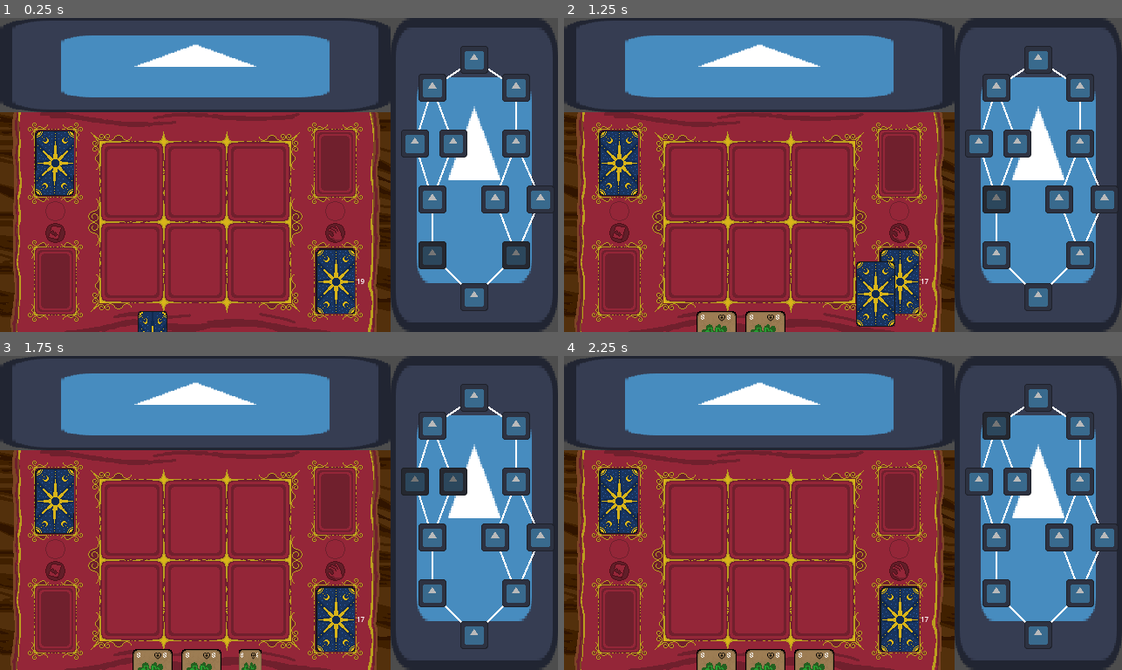
Above: before the commit, frames 1-4 (two rows, left to right).
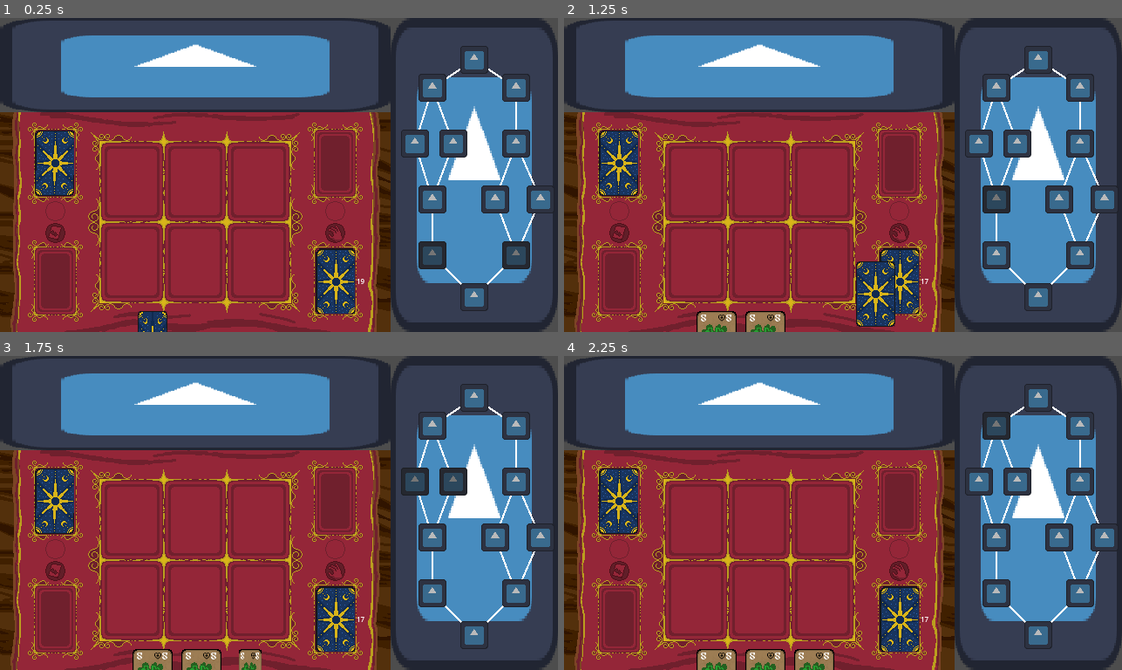
Above: after the commit, the same moments.

Repository: gonzapiacen/Jam-GA-2026
Game: Godot game, scene res://scenes/pantalla_juego.tscn
The game is run twice, just before and just after one commit, with the same random seed, the same clock (stepped at 60 frames per second) and the same inputs. The project has no main scene, so this scene is started directly. The engine's default icon, where the game draws it, is replaced by a stand-in: a white triangle on a blue panel in a dark square.
Inputs (mouse positions are in pixels of both pictures, inside the frame that each line leads up to):
- Up to frame 1 (0.25 s): no input
- Up to frame 2 (1.25 s): click (999, 256) at 0.52 s
- Up to frame 3 (1.75 s): click (435, 538) at 1.25 s
- Up to frame 4 (2.25 s): click (976, 481) at 2.02 s

Frame 1 is identical in both runs. In frame 2, less than 0.1% of the frame differs, in the area x 24-39%, y 94-97%; in frame 3, less than 0.1%; in frame 4, 0.1%, in the area x 24-48%, y 94-97%.

Commit message:
Cartas en el Tablero

Diff:
--- a/gonza_scene.tscn
+++ /dev/null
@@ -1,3 +0,0 @@
-[gd_scene format=3 uid="uid://bkjue1bvrbqiw"]
-
-[node name="Node2D" type="Node2D" unique_id=1591293694]
--- a/scenes/carta.tscn
+++ b/scenes/carta.tscn
@@ -1,11 +1,11 @@
 [gd_scene format=3 uid="uid://dis815jg1ldj4"]
 
-[ext_resource type="Script" uid="uid://cd2jx4vdmu5ji" path="res://scenes/carta.gd" id="1_ywsyh"]
-[ext_resource type="Texture2D" uid="uid://ctp60vy51om4f" path="res://scenes/assets/texturas/frent_carta.png" id="2_rx7pn"]
-[ext_resource type="Texture2D" uid="uid://cvrlu0mc5m605" path="res://scenes/assets/texturas/iconos/icono_consumible.png" id="3_3p8e2"]
-[ext_resource type="FontFile" uid="uid://cenlao1rovtkx" path="res://scenes/assets/fonts/alagard.ttf" id="3_cc48w"]
-[ext_resource type="Texture2D" uid="uid://6hj6h5x6onmy" path="res://scenes/assets/texturas/dorso_cartas.png" id="3_rx7pn"]
-[ext_resource type="Texture2D" uid="uid://ct7wr85gghekj" path="res://scenes/assets/texturas/iconos/icono_curacion.png" id="4_txgwi"]
+[ext_resource type="Script" uid="uid://cd2jx4vdmu5ji" path="res://scripts/carta.gd" id="1_ywsyh"]
+[ext_resource type="Texture2D" uid="uid://ctp60vy51om4f" path="res://assets/texturas/frent_carta.png" id="2_rx7pn"]
+[ext_resource type="Texture2D" uid="uid://cvrlu0mc5m605" path="res://assets/texturas/iconos/icono_consumible.png" id="3_3p8e2"]
+[ext_resource type="FontFile" uid="uid://cenlao1rovtkx" path="res://assets/fonts/alagard.ttf" id="3_cc48w"]
+[ext_resource type="Texture2D" uid="uid://6hj6h5x6onmy" path="res://assets/texturas/dorso_cartas.png" id="3_rx7pn"]
+[ext_resource type="Texture2D" uid="uid://ct7wr85gghekj" path="res://assets/texturas/iconos/icono_curacion.png" id="4_txgwi"]
 
 [sub_resource type="RectangleShape2D" id="RectangleShape2D_ywsyh"]
 size = Vector2(44, 74)
@@ -30,7 +30,7 @@
 horizontal_alignment = 1
 
 [node name="Energia" type="Node2D" parent="Frente" unique_id=1812310512]
-position = Vector2(-16, -29.00003)
+position = Vector2(-15, -28.00003)
 scale = Vector2(1, 1.0000001)
 
 [node name="ValorEnergia" type="Label" parent="Frente/Energia" unique_id=1857645359]
@@ -39,7 +39,7 @@
 offset_right = 11.151691
 offset_bottom = 5.499937
 theme_override_fonts/font = ExtResource("3_cc48w")
-theme_override_font_sizes/font_size = 8
+theme_override_font_sizes/font_size = 12
 text = "8"
 horizontal_alignment = 1
 vertical_alignment = 1
@@ -53,11 +53,11 @@
 
 [node name="ValorEfecto" type="Label" parent="Frente/Efecto" unique_id=1978812870]
 offset_left = -9.0
-offset_top = -7.000002
+offset_top = -6.000002
 offset_right = 12.151688
-offset_bottom = 4.999998
+offset_bottom = 5.999998
 theme_override_fonts/font = ExtResource("3_cc48w")
-theme_override_font_sizes/font_size = 8
+theme_override_font_sizes/font_size = 12
 text = "8"
 horizontal_alignment = 1
 vertical_alignment = 1
@@ -72,19 +72,19 @@
 [node name="Consumible" type="Node2D" parent="Frente" unique_id=2011330551]
 
 [node name="IconoConsumible" type="Sprite2D" parent="Frente/Consumible" unique_id=938774331]
-position = Vector2(13.999999, 30.99997)
-scale = Vector2(0.013, 0.013)
+position = Vector2(13, 29.99997)
+scale = Vector2(0.018218754, 0.018218754)
 texture = ExtResource("3_3p8e2")
 
 [node name="Durabilidad" type="Node2D" parent="Frente" unique_id=811854076]
 
 [node name="ValorDurabilidad" type="Label" parent="Frente/Durabilidad" unique_id=1859095844]
 offset_left = -18.0
-offset_top = 26.99997
-offset_right = -13.0
-offset_bottom = 34.99997
+offset_top = 23.99997
+offset_right = -11.0
+offset_bottom = 35.99997
 theme_override_fonts/font = ExtResource("3_cc48w")
-theme_override_font_sizes/font_size = 8
+theme_override_font_sizes/font_size = 12
 text = "8"
 
 [node name="Dorso" type="Sprite2D" parent="." unique_id=2053787691]
--- /dev/null
+++ b/scenes/enemy.tscn
@@ -0,0 +1,3 @@
+[gd_scene format=3 uid="uid://cdwqu24542trg"]
+
+[node name="Enemy" type="Node2D" unique_id=1991253028]
--- a/scenes/mazo.tscn
+++ b/scenes/mazo.tscn
@@ -1,8 +1,8 @@
 [gd_scene format=3 uid="uid://do0mh3rukqw4a"]
 
-[ext_resource type="Script" uid="uid://dfg3llnx0yen2" path="res://scenes/mazo.gd" id="1_ip52q"]
-[ext_resource type="Texture2D" uid="uid://6hj6h5x6onmy" path="res://scenes/assets/texturas/dorso_cartas.png" id="2_ip52q"]
-[ext_resource type="AudioStream" uid="uid://cge41cfpacb5a" path="res://scenes/assets/sonidos/sacar_carta_del_mazo.ogg" id="3_8hg15"]
+[ext_resource type="Script" uid="uid://dfg3llnx0yen2" path="res://scripts/mazo.gd" id="1_ip52q"]
+[ext_resource type="Texture2D" uid="uid://6hj6h5x6onmy" path="res://assets/texturas/dorso_cartas.png" id="2_ip52q"]
+[ext_resource type="AudioStream" uid="uid://cge41cfpacb5a" path="res://assets/sonidos/sacar_carta_del_mazo.ogg" id="3_8hg15"]
 
 [node name="Mazo" type="Node2D" unique_id=540842684]
 script = ExtResource("1_ip52q")
--- a/scenes/pantalla_juego.tscn
+++ b/scenes/pantalla_juego.tscn
@@ -13,7 +13,8 @@
 
 [node name="PantallaJuego" type="Node2D" unique_id=1014672054]
 script = ExtResource("1_8ocnp")
-metadata/_edit_horizontal_guides_ = [360.0]
+metadata/_edit_horizontal_guides_ = [360.0, 280.0]
+metadata/_edit_vertical_guides_ = [152.0]
 
 [node name="Fondo" type="Sprite2D" parent="." unique_id=2023025988]
 position = Vector2(224.00002, 54)
@@ -52,9 +53,27 @@
 texture = ExtResource("5_e817k")
 
 [node name="Mano" type="Node2D" parent="CampoCartas" unique_id=1045286129]
-z_index = 1
+z_index = 2
 position = Vector2(0, 126)
 scale = Vector2(3.5, 1.968875)
+
+[node name="Carta1" type="Sprite2D" parent="CampoCartas/Mano" unique_id=1982217459]
+visible = false
+position = Vector2(-21, -40)
+scale = Vector2(0.28571427, 0.50790423)
+texture = ExtResource("3_fgx4m")
+
+[node name="Carta2" type="Sprite2D" parent="CampoCartas/Mano" unique_id=1257183593]
+visible = false
+position = Vector2(0.285717, -40.63234)
+scale = Vector2(0.28571427, 0.50790423)
+texture = ExtResource("3_fgx4m")
+
+[node name="Carta3" type="Sprite2D" parent="CampoCartas/Mano" unique_id=1599134004]
+visible = false
+position = Vector2(20.28571, -40.63234)
+scale = Vector2(0.28571427, 0.50790423)
+texture = ExtResource("3_fgx4m")
 
 [node name="Mazo" parent="CampoCartas" unique_id=540842684 instance=ExtResource("6_k5gr2")]
 visible = false
@@ -76,21 +95,6 @@
 texture = ExtResource("3_fgx4m")
 
 [node name="CartasJugador" type="Node2D" parent="CampoCartas" unique_id=1285479738]
-
-[node name="Carta1" type="Sprite2D" parent="CampoCartas/CartasJugador" unique_id=1982217459]
-visible = false
-position = Vector2(-74, 46)
-texture = ExtResource("3_fgx4m")
-
-[node name="Carta2" type="Sprite2D" parent="CampoCartas/CartasJugador" unique_id=1257183593]
-visible = false
-position = Vector2(1, 46)
-texture = ExtResource("3_fgx4m")
-
-[node name="Carta3" type="Sprite2D" parent="CampoCartas/CartasJugador" unique_id=1599134004]
-visible = false
-position = Vector2(71, 46)
-texture = ExtResource("3_fgx4m")
 
 [node name="CartasEnemigo" type="Node2D" parent="CampoCartas" unique_id=1989618205]
 
--- /dev/null
+++ b/scenes/player.tscn
@@ -0,0 +1,6 @@
+[gd_scene format=3 uid="uid://b3nkdo7upcciq"]
+
+[ext_resource type="Script" uid="uid://c3ff1ppwrbdr4" path="res://scripts/player.gd" id="1_3vyb7"]
+
+[node name="Player" type="Node2D" unique_id=2090310221]
+script = ExtResource("1_3vyb7")
--- a/scripts/carta.gd
+++ b/scripts/carta.gd
@@ -23,6 +23,9 @@
 var tipoEfecto: int
 var tipoEfectoG: Sprite2D
 
+var enCampo: bool
+var esConsumible: bool
+
 signal ver_info
 signal ocultar_info
 signal jugar_carta
@@ -35,6 +38,7 @@
 	efectoG = nodo_frente.find_child("ValorEfecto")
 	tipoEfectoG = nodo_frente.find_child("IconoEfecto")
 	nodo_dorso = $Dorso
+	enCampo = false
 
 	nodo_frente.scale.x = 0
 
@@ -45,14 +49,8 @@
 	pass
 
 func _on_area_2d_mouse_entered() -> void:
-	print(position.y)
-	if tween:
-		tween.kill()
 
-	tween = create_tween()
-	tween.tween_property($".","position",Vector2(0,position.y - (tweenY+15)),.2).set_ease(Tween.EASE_IN).as_relative()
-	#position.y = tweenY-15
-	#z_index = z_index + 1
+	mover_carta(position.y - (tweenY+15))
 	mostrarDetalles = true
 
 	emit_signal("ver_info")
@@ -61,19 +59,29 @@
 
 func _on_area_2d_mouse_exited() -> void:
 
-	if tween:
-		tween.kill()
-	tween = create_tween()
-	tween.tween_property($".","position",Vector2(0,tweenY - position.y),.2).set_ease(Tween.EASE_IN).as_relative()
-	#position.y = tweenY
-	#position.y = tweenY
-	#z_index = z_index - 1
+	mover_carta(tweenY - position.y)
+
 	mostrarDetalles = false
 	emit_signal("ocultar_info")
 
 	await tween.finished
 
+func mover_carta(pos: int) -> void:
+	if enCampo:
+		return
+
+	if tween:
+		tween.kill()
+
+	tween = create_tween()
+	tween.tween_property($".","position",Vector2(0,pos),.2).set_ease(Tween.EASE_IN).as_relative()
 
 func _on_area_2d_input_event(viewport: Node, event: InputEvent, shape_idx: int) -> void:
+	if enCampo:
+		if tween:
+			tween.kill()
+		return
+
 	if event is InputEventMouseButton and event.is_pressed():
+		enCampo = true
 		emit_signal("jugar_carta",self)
--- /dev/null
+++ b/scripts/enemy.gd
@@ -0,0 +1,17 @@
+extends Node
+class_name Enemy
+
+@export var enemy_name: String
+@export var health: int
+@export var damage: int
+@export var defense: int
+@export var player: Player
+
+func attack() -> void:
+	player.modified_health(-damage)
+
+func defend() -> void:
+	pass
+
+func buff() -> void:
+	pass
--- a/scripts/main.gd
+++ b/scripts/main.gd
@@ -38,7 +38,8 @@
 	# MUSICA Y SONIDOS
 
 	musica_de_fondo = $MusicaFondo
-	sonido_romper_carta = $RomperCarta
+	sonido_romper_carta = $SonidoRomperCarta
+	sonido_jugar_carta = $SonidoJugarCarta
 
 	info_carta.hide()
 	mazo_jugador = mazo.instantiate()
@@ -98,8 +99,11 @@
 	info_carta.hide()
 
 func jugarCarta(carta: Carta) -> void:
-	if campo_jugador.size() != 3 :
+	if campo_jugador.size() == 3 :
+		print("Campo lleno")
 		return
 
+	carta.position.x = -21 + (21 * campo_jugador.size())
+	carta.position.y = -40
 	campo_jugador.push_back(mano.pop_at(mano.find(carta)))
 	sonido_jugar_carta.play()
--- a/scripts/mazo.gd
+++ b/scripts/mazo.gd
@@ -21,6 +21,12 @@
 		nuevaCarta = carta.instantiate()
 
 		nuevaCarta.energia = ((i % 9) + 1)
+		#nuevaCarta.energiaG.text = str(((i % 9) + 1))
+		nuevaCarta.efecto = ((i+1 % 9) + 1)
+		#nuevaCarta.efectoG.text = str(((i+1 % 9) + 1))
+		nuevaCarta.tipoEfecto = ((i+2 % 9) + 1)
+		#nuevaCarta.tipoEfectoG.text = str(((i+2 % 9) + 1))
+
 		monto.append(nuevaCarta)
 
 # Called every frame. 'delta' is the elapsed time since the previous frame.
--- /dev/null
+++ b/scripts/player.gd
@@ -0,0 +1,11 @@
+extends Node
+class_name Player
+
+@export var health: int
+@export var energy: int
+
+func modified_health(i: int) -> void:
+	health += i
+
+func modified_energy(i: int) -> void:
+	energy += i
Not shown, added: scripts/enemy.gd.uid
Not shown, added: scripts/player.gd.uid
